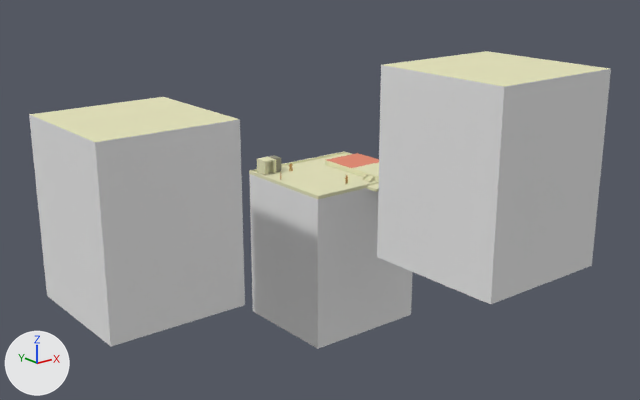
Before and after pictures for a commit that changed the Blender file Blender/Scene.blend.
Both versions are drawn from a 50 mm camera at (-203.0, -271.0, 95.0) aimed at (-25.0, -49.0, 6.0). Lighting does not change. The marker at lower left points along +X, +Y and +Z.

Script lines for the objects in view, before the commit:
```python
me_cube = bpy.data.meshes.new('Cube')
me_cube.from_pydata(...)  # 24 vertices, 22 faces; spans x -3.03..1.03, y -1.03..2.58, z -7.55..6.65
# faces by material slot: [14, 8]
me_cube.materials.append(mat_rooftop)  # its picture is missing
me_cube.materials.append(None)
me_cube_019 = bpy.data.meshes.new('Cube.019')
me_cube_019.from_pydata(...)  # 8 vertices, 6 faces; spans x -1.0..1.0, y -1.0..1.0, z -1.0..1.0
# faces by material slot: [5, 1]
me_cube_019.materials.append(mat_building_material)  # its picture is missing
me_cube_019.materials.append(mat_concrete_floor)  # its picture is missing
me_cube_020 = bpy.data.meshes.new('Cube.020')
me_cube_020.from_pydata(...)  # 8 vertices, 6 faces; spans x -1.0..1.0, y -1.0..1.0, z -1.0..1.0
# faces by material slot: [5, 1]
me_cube_020.materials.append(mat_building_material)  # its picture is missing
me_cube_020.materials.append(mat_concrete_floor)  # its picture is missing
ob_building_back = bpy.data.objects.new('Building Back', me_cube_019)
ob_building_back.location = (12.8, -88.1, 19.0)
ob_building_back.scale = (25.0, 25.0, -32.5)
ob_building_side = bpy.data.objects.new('Building Side', me_cube_020)
ob_building_side.location = (-72.7, -10.2, 1.5)
ob_building_side.scale = (25.0, 25.0, -32.5)
ob_rooftop = bpy.data.objects.new('Rooftop', me_cube)
ob_rooftop.location = (0.0, 0.0, 0.0)
ob_rooftop.scale = (-12.2, -12.2, 0.0915)
ob_rooftop.material_slots[0].link = 'OBJECT'; ob_rooftop.material_slots[0].material = mat_rooftop  # its picture is missing
ob_rooftop.material_slots[1].link = 'OBJECT'; ob_rooftop.material_slots[1].material = mat_concrete_floor  # its picture is missing
# also in view: 'Platform for Helicopter' at (27.0, -6.0, 1.0); 'The Building' at (12.0, -9.0, -30.0)
```
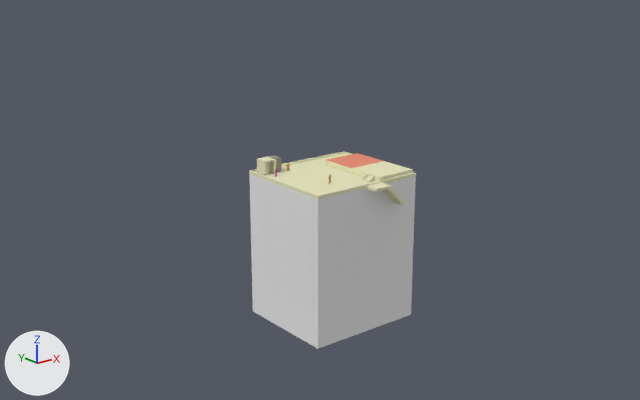
The change, as a list of edits to the scene's bpy script:
```text
Change ob_building_side:
    add ob_building_side.hide_viewport = True
Change ob_building_back:
    add ob_building_back.hide_viewport = True
```

Where the change shows, as pixel boxes (x1, y1, x2, y2) in the pictures (640 x 400 px):
'Building Back', hidden
    before: (377, 51, 611, 304)
'Building Side', hidden
    before: (29, 97, 245, 346)
